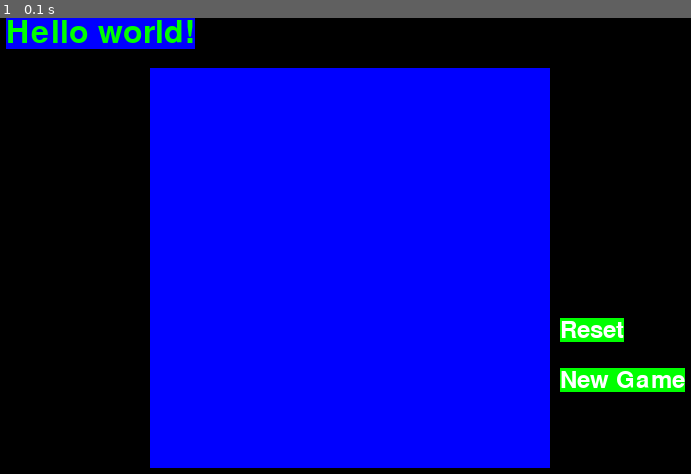
Above: before the commit, frame 1.
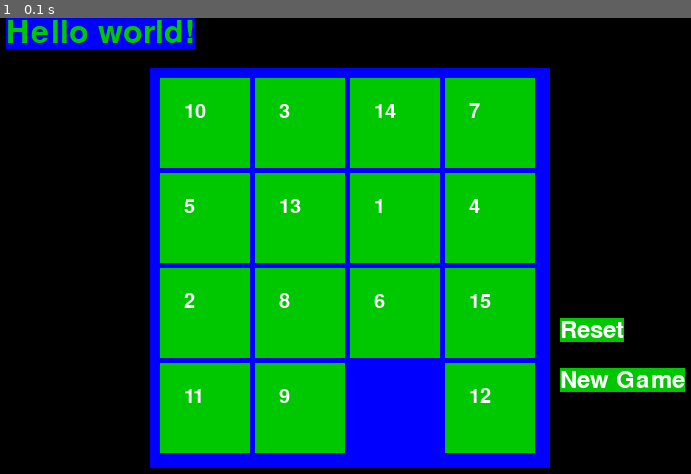
Above: after the commit, the same moment.

Repository: KKBrown23/Making-Games-with-Python-and-PyGame
Game: pygame game, started from chapter_4/app.py
The game is run twice, just before and just after one commit, with the same random seed, the same clock (stepped at 60 frames per second) and the same inputs.
Inputs:
- Up to frame 1 (0.1 s): no input

The runs differ from the first frame. In frame 1, 40% of the frame differs, in the area x 1-100%, y 0-96%.

Commit message:
draw_board done

Diff:
--- a/chapter_4/app.py
+++ b/chapter_4/app.py
@@ -6,23 +6,27 @@
 CANVAS_HEIGHT = 500
 COL_NUMBER = 4
 ROW_NUMBER = 4
-TALE_SIZE = 100
+TALE_SIZE = 95
 
 GRAY = (100, 100, 100)
 NAVYBLUE = ( 60, 60, 100)
 WHITE = (255, 255, 255)
 RED = (255, 0, 0)
-GREEN = ( 0, 255, 0)
+GREEN = ( 0, 200, 0)
 BLUE = ( 0, 0, 255)
 YELLOW = (255, 255, 0)
 ORANGE = (255, 128, 0)
 PURPLE = (255, 0, 255)
 CYAN = ( 0, 255, 255)
 
-BOARD_DATA = []
+BOARD_DATA = [   [10,3,14,7],
+                 [5,13,1,4],
+                 [2,8,6,15],
+                 [11,9,0,12]]
 pygame.init()
 DISPLAYSURF = pygame.display.set_mode((CANVAS_WIDTH, CANVAS_HEIGHT))
 pygame.display.set_caption('Sliding Tales')
+BASICFONT = pygame.font.Font('freesansbold.ttf', 20)
 
 def makeText(text, color, bgcolor, top, left):
  # create the Surface and Rect objects for some text.
@@ -36,8 +40,24 @@
 textSurfaceObj = main_label.render('Hello world!', True, GREEN, BLUE)
 textRectObj = textSurfaceObj.get_rect()
 textRectObj.center = (100, 15)
+def draw_board(board_data):
+    pygame.draw.rect(DISPLAYSURF, BLUE, ((150, 50), (400, 400)))
 
-pygame.draw.rect(DISPLAYSURF, BLUE, ((150, 50), (400, 400)))
+    drawing_x = 160
+    drawing_y = 60
+
+    for x in range(0,len(board_data)):
+        drawing_x = 160
+        for y in range(0,len(board_data[x])):
+            if(board_data[x][y] != 0):
+                pygame.draw.rect(DISPLAYSURF, GREEN, ((drawing_x, drawing_y), (TALE_SIZE-5,TALE_SIZE-5)))
+                textSurf = BASICFONT.render(str(board_data[x][y]), True, WHITE)
+                textRectObj = textSurf.get_rect()
+                textRectObj.topleft=(drawing_x + (TALE_SIZE/ 4)  , drawing_y + (TALE_SIZE/4) )
+                DISPLAYSURF.blit(textSurf, textRectObj)
+            drawing_x += TALE_SIZE
+        drawing_y += TALE_SIZE
+draw_board(board_data=BOARD_DATA)
 
 
 resetGameSurf, resetGameRect = makeText('Reset', WHITE, GREEN, 560,300)
